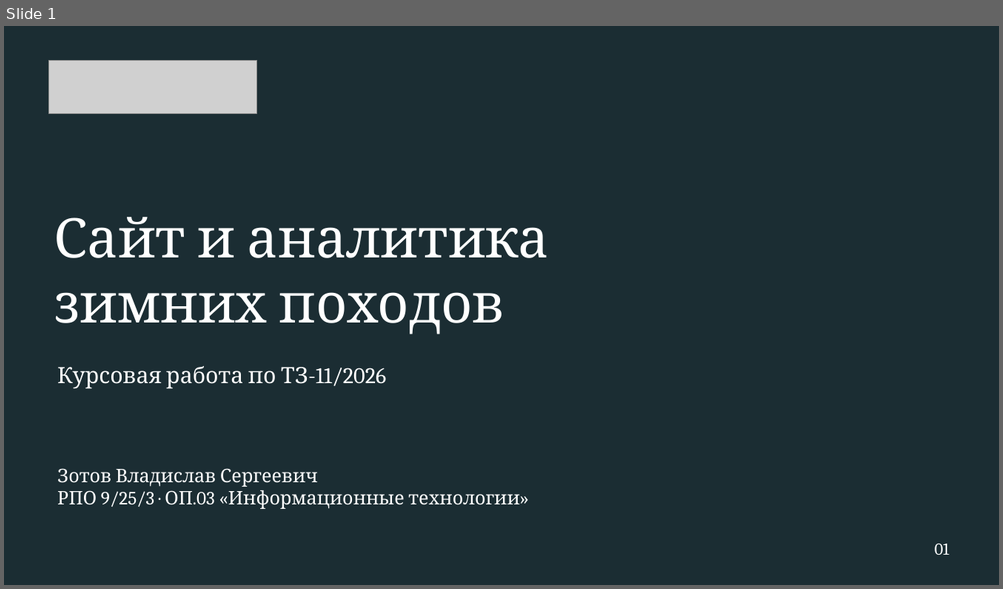
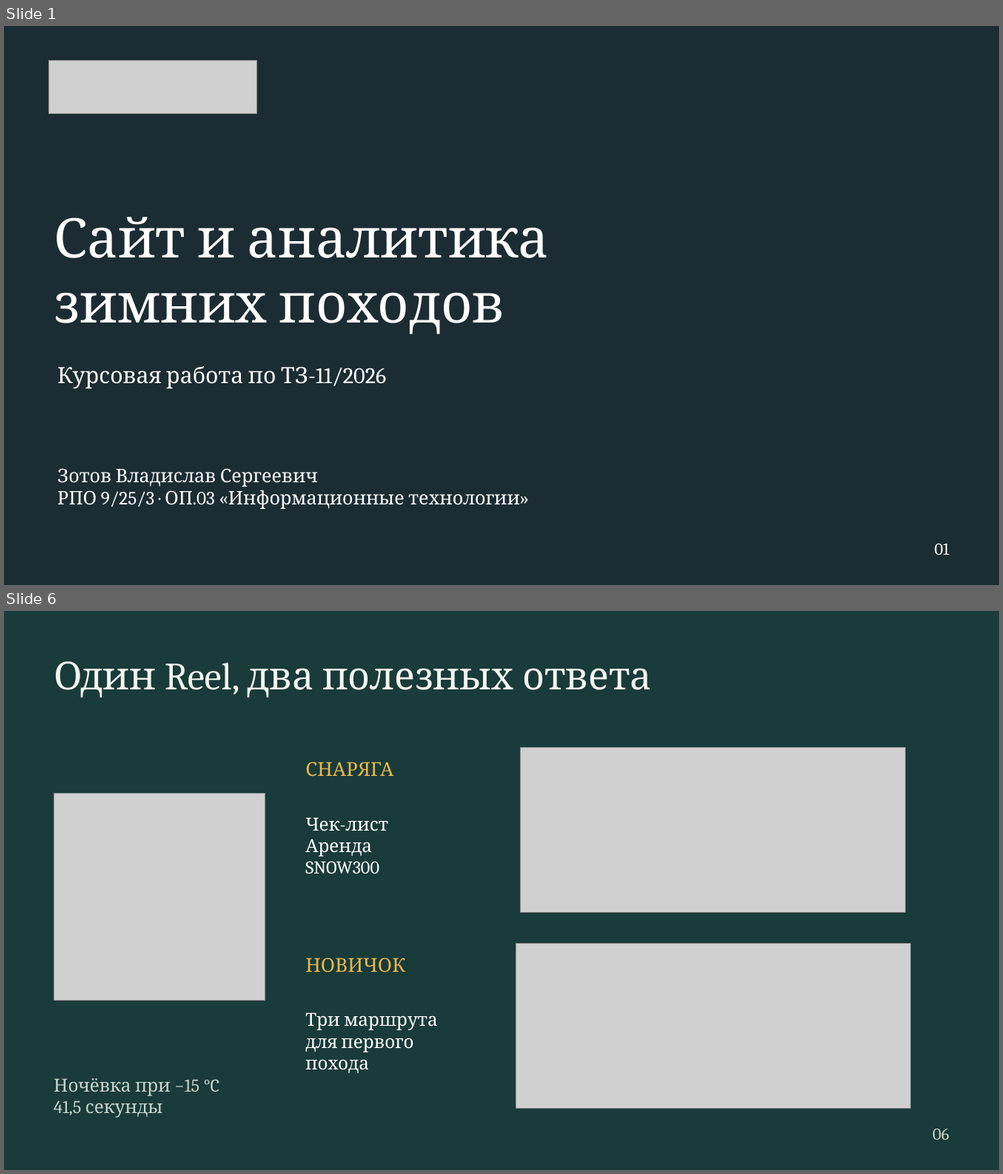
Before and after one commit to Resolushh/tz-11-turklub-tropa, a slide deck: presentation/zashchita.pptx. Shown one above the other, each under a label of ours: slide 1 before the commit, slides 1 and 6 after it; the slides between them are not shown. The pictures are 1003x589 and 1003x1174 pixels, drawn with LibreOffice and Linux fonts; fonts in the diff are those of the drawing; grey boxes stand for pictures; background and template pictures are left out; a plain dark background stands for a picture behind light text. Boxes give left, top, right and bottom in pixels: in the first picture for what was removed or moved away, otherwise in the second. Text is boxed around its words. In the diff, an @@ line names an element or a change of style, - is before the commit and + after.

```diff
--- a/presentation/zashchita.pptx
+++ b/presentation/zashchita.pptx
@@ slide 6 added at bbox=[4, 611, 999, 1170], background #193B39 @@
@@ text added at bbox=[54, 661, 652, 698], 46.5 pt, text #F4F6F0 @@
+Один Reel, два полезных ответа
@@ text added at bbox=[305, 762, 393, 777], 23.2 pt, text #EAB64F @@
+СНАРЯГА
@@ picture added at bbox=[520, 748, 905, 912] @@
@@ picture added at bbox=[54, 794, 264, 1000] @@
@@ text added at bbox=[305, 817, 388, 874], 21.8 pt, text #FFFFFF @@
+Чек-лист
+Аренда
+SNOW300
@@ picture added at bbox=[515, 943, 910, 1108] @@
@@ text added at bbox=[305, 958, 405, 973], 23.2 pt, text #EAB64F @@
+НОВИЧОК
@@ text added at bbox=[305, 1013, 437, 1073], 21.8 pt, text #FFFFFF @@
+Три маршрута
+для первого
+похода
@@ text added at bbox=[54, 1079, 220, 1118], 21.8 pt, text #C8D5CC @@
+Ночёвка при −15 °C
+41,5 секунды
@@ text added at bbox=[932, 1129, 948, 1140], 20.2 pt, text #C8D5CC @@
+06
```
Also in this commit, not shown: 6 slides changed, 4 other slides added, 5 slides removed, 4 other files.
